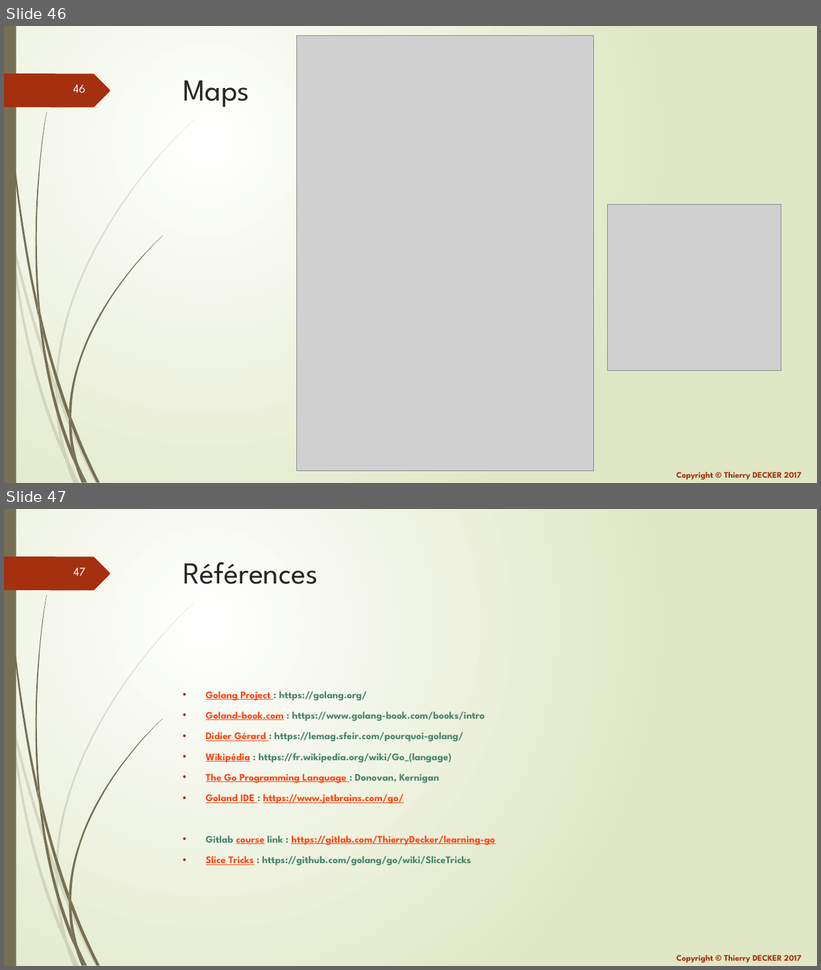
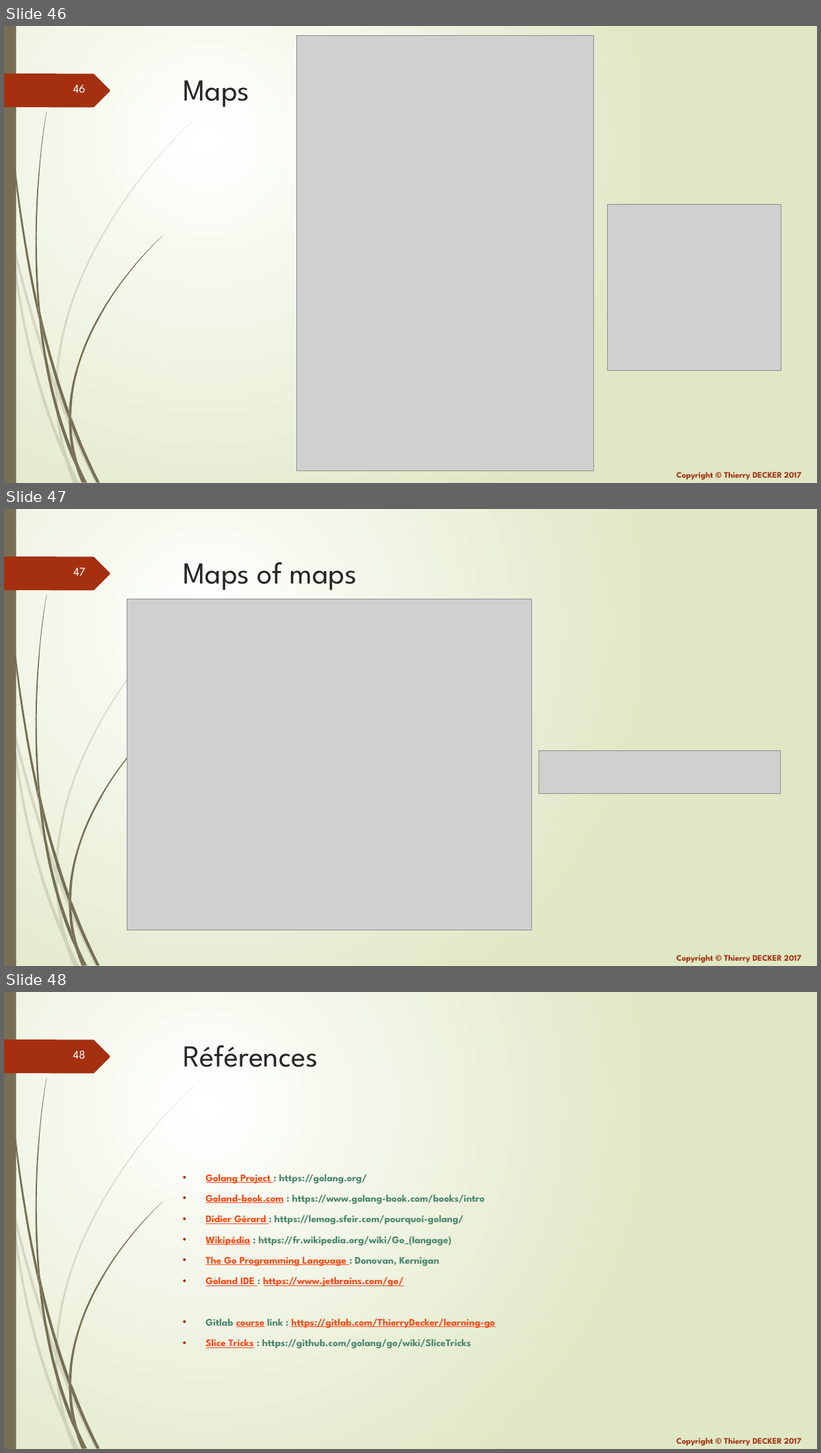
Before and after one commit to thierrydecker/learning-go, a slide deck: documentations/learning-go.pptx. Shown one above the other, each under a label of ours: slides 46 and 47 before the commit, slides 46, 47 and 48 after it. The pictures are 821x970 and 821x1453 pixels, drawn with LibreOffice and Linux fonts; fonts in the diff are those of the drawing; grey boxes stand for pictures. Boxes give left, top, right and bottom in pixels: in the first picture for what was removed or moved away, otherwise in the second. Text is boxed around its words. In the diff, an @@ line names an element or a change of style, - is before the commit and + after.

Commit message:
Added maps of maps

```diff
--- a/documentations/learning-go.pptx
+++ b/documentations/learning-go.pptx
@@ slide 47 added at <box>4,509,817,966</box>, background gradient #FFFFFF to #DFE8C4; not listed: 26 template elements that a slide beside it also shows @@
@@ title added at <box>183,562,357,590</box>, 36 pt, text #262626 @@
+Maps of maps
@@ picture added at <box>127,599,531,931</box> @@
@@ picture added at <box>539,751,781,794</box> @@
@@ what was slide 47 is now slide 48 @@
@@ page number at <box>73,1051,86,1059</box>: text changed @@
-47
+48
```
Also in this commit, not shown: 2 other files.
